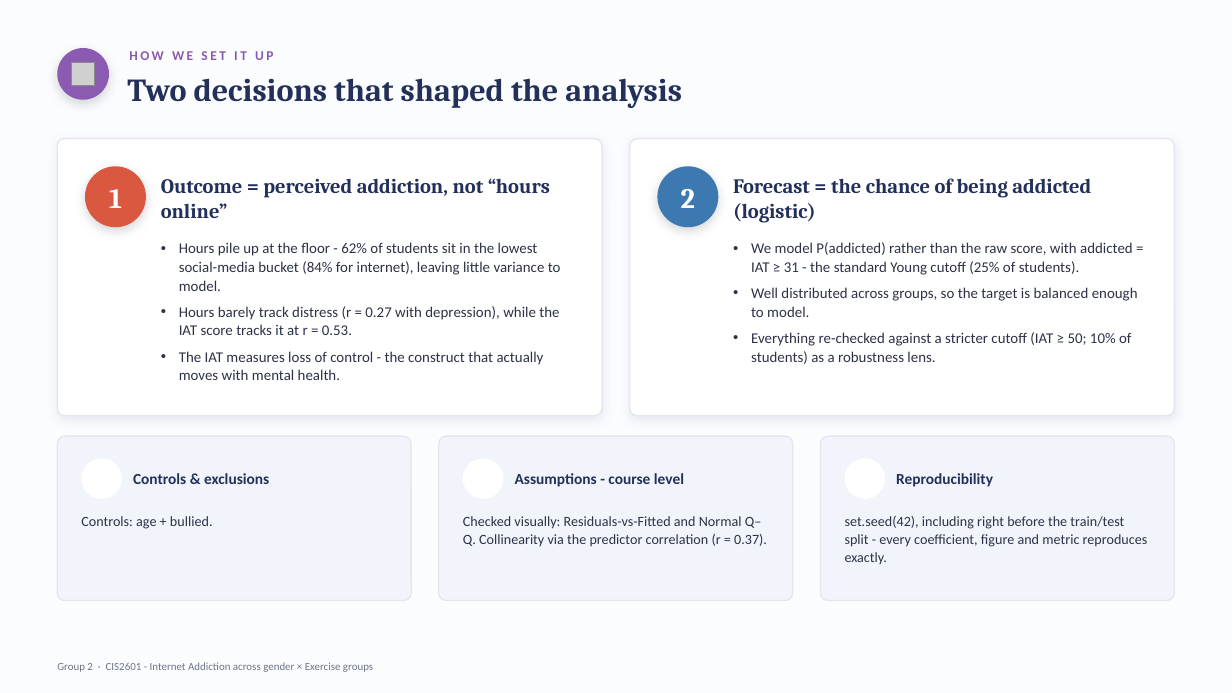
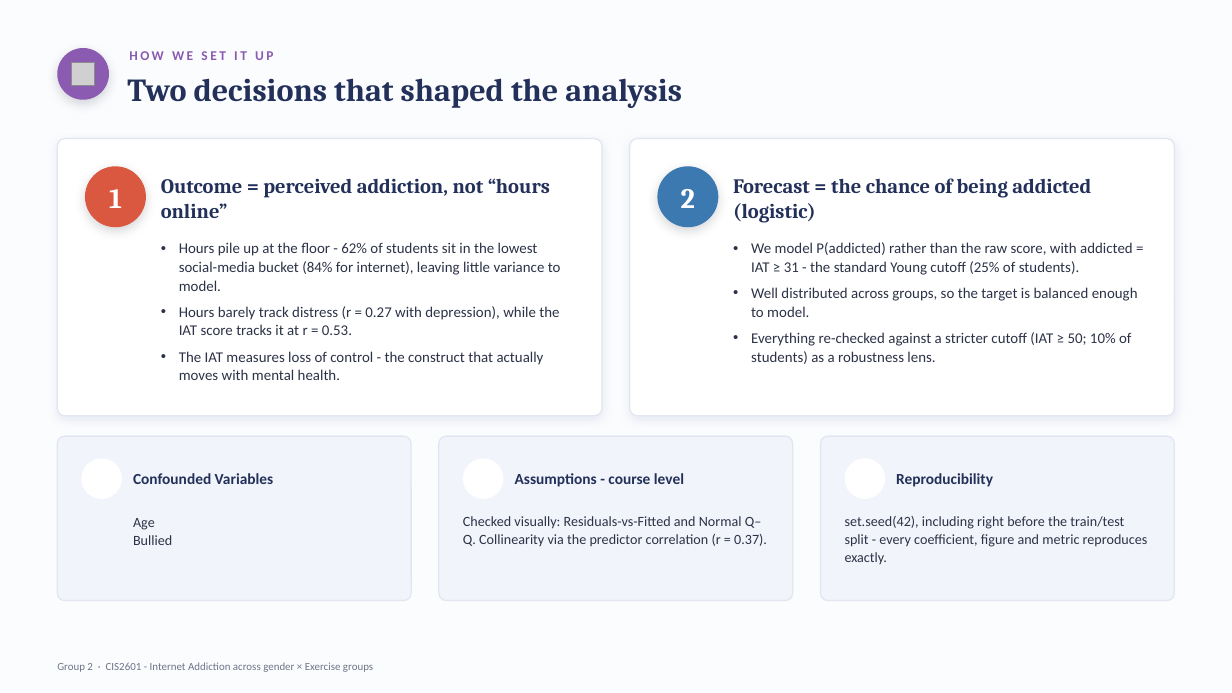
Before and after one commit to AlinaKozitsyn/DataAnalysisFinal, a slide deck: slide 5 of Slides.pptx. Drawn at 1232x693 pixels with LibreOffice and Linux fonts; fonts in the diff are those of the drawing; grey boxes stand for pictures; background and template pictures are left out. Boxes give left, top, right and bottom in pixels: in the first picture for what was removed or moved away, otherwise in the second. Text is boxed around its words. In the diff, an @@ line names an element or a change of style, - is before the commit and + after.

```diff
--- a/Slides.pptx
+++ b/Slides.pptx
@@ text at (x1=133, y1=473, x2=274, y2=484): text changed @@
-Controls & exclusions
+Confounded Variables
@@ text at (x1=133, y1=518, x2=172, y2=545): text changed @@
-Controls: age + bullied.
+  Age
+  Bullied
```
Also in this commit, not shown: 2 other slides changed.
